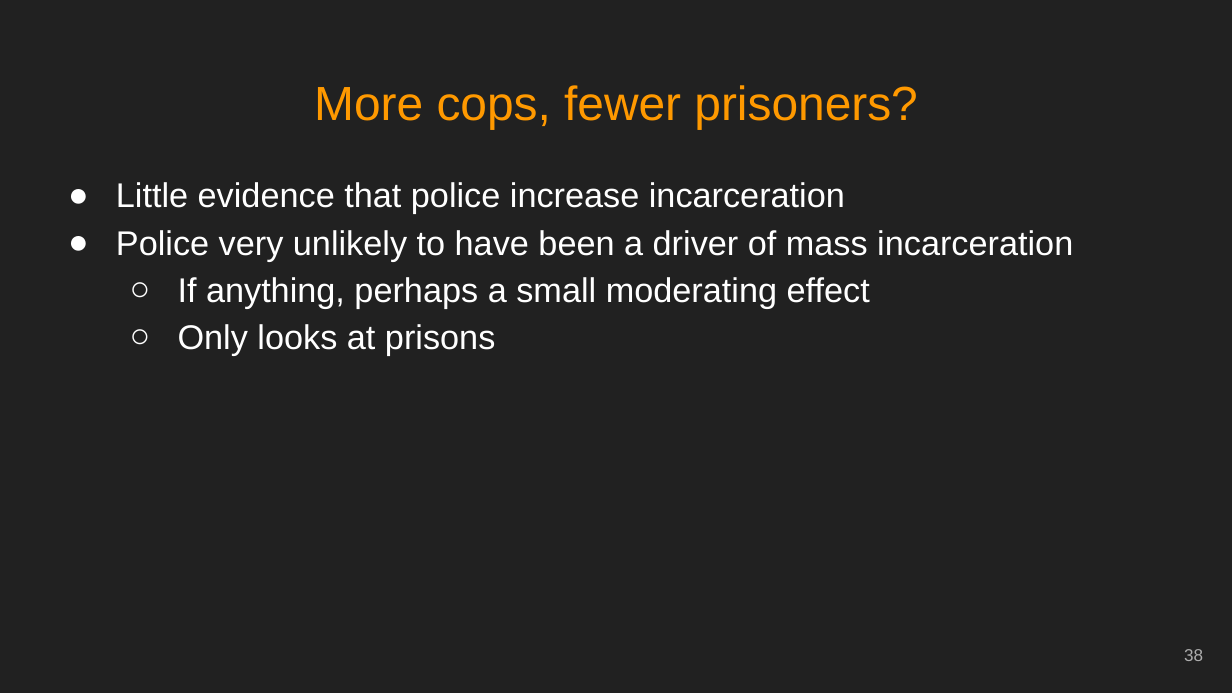
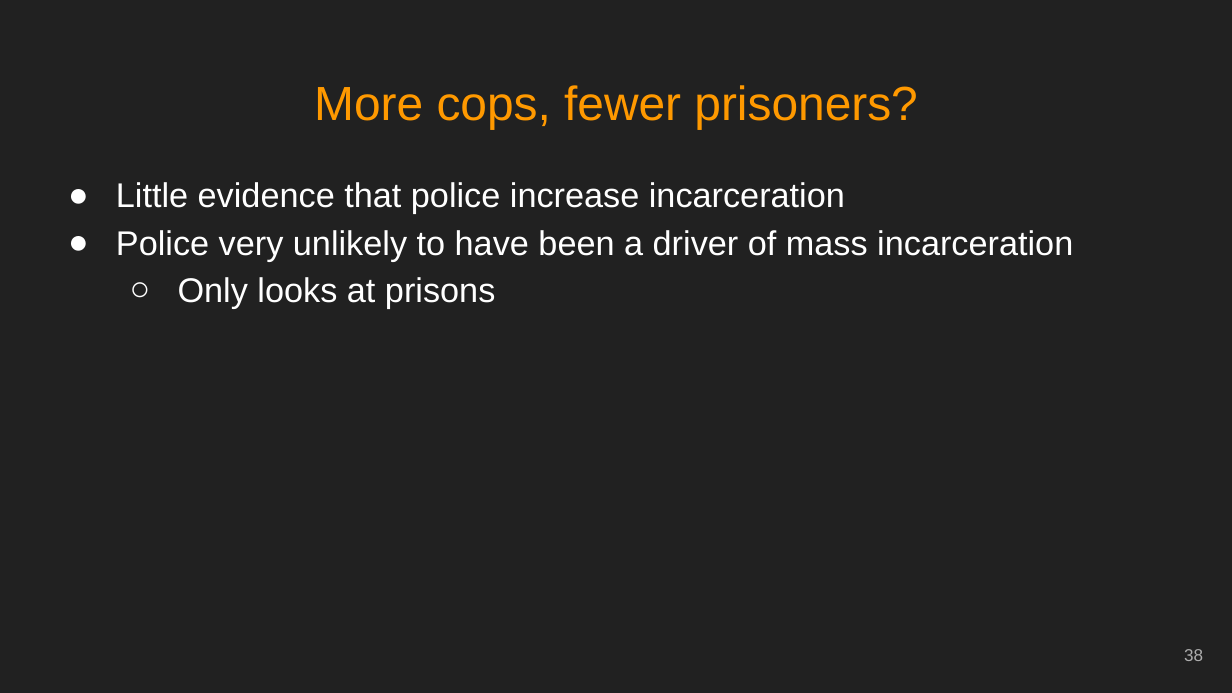
Before and after one commit to jacobkap/crimedatatool, a slide deck: slide 38 of kaplan_job_talk.pptx. Drawn at 1232x693 pixels with LibreOffice and Linux fonts; fonts in the diff are those of the drawing. Boxes give left, top, right and bottom in pixels: in the first picture for what was removed or moved away, otherwise in the second. Text is boxed around its words. In the diff, an @@ line names an element or a change of style, - is before the commit and + after.

```diff
--- a/kaplan_job_talk.pptx
+++ b/kaplan_job_talk.pptx
@@ text at (178, 277, 870, 308): paragraph removed @@
-  ○ If anything, perhaps a small moderating effect
```
Also in this commit, not shown: 1 other slide changed.
